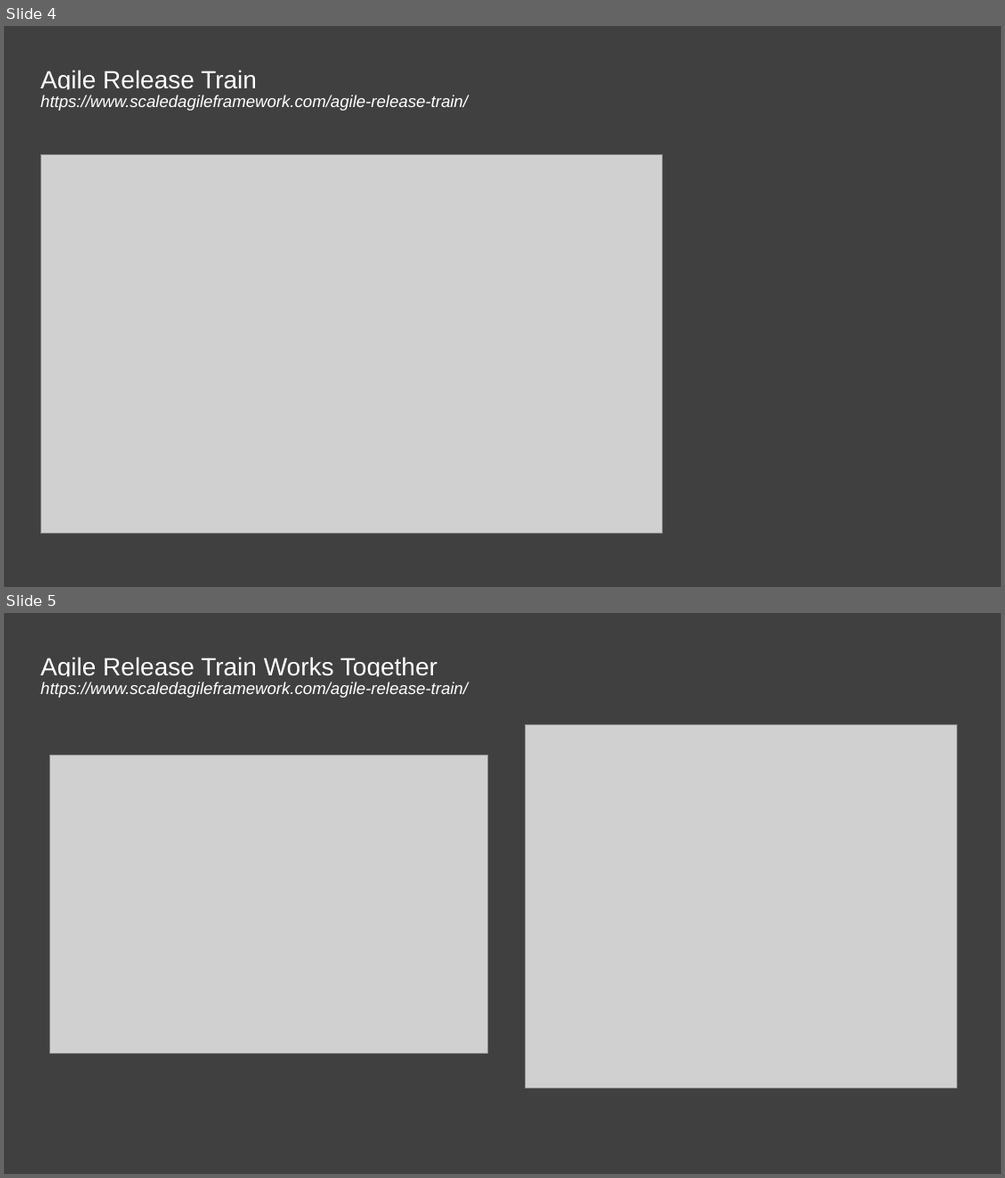
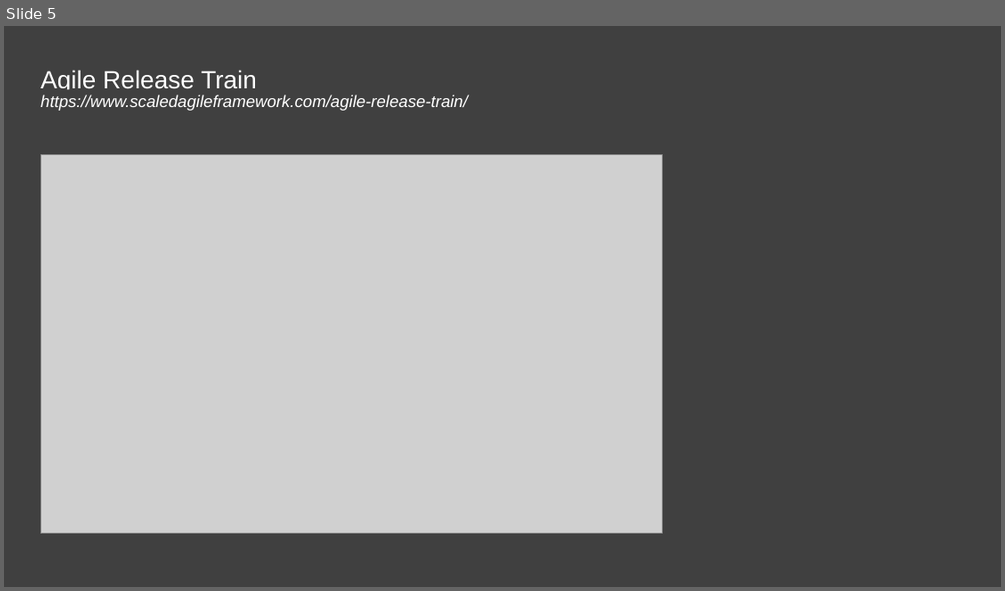
Before and after one commit to agile4mbsd/papers, a slide deck: 01 - Agile for Model-Based Standards Development/D - Presentations/PDES.Presentation.pptx. Shown one above the other, each under a label of ours: slides 4 and 5 before the commit, slide 5 after it. The pictures are 1005x1178 and 1005x591 pixels, drawn with LibreOffice and Linux fonts; fonts in the diff are those of the drawing; grey boxes stand for pictures; background and template pictures are left out. Boxes give left, top, right and bottom in pixels: in the first picture for what was removed or moved away, otherwise in the second. Text is boxed around its words. In the diff, an @@ line names an element or a change of style, - is before the commit and + after.

```diff
--- a/01 - Agile for Model-Based Standards Development/D - Presentations/PDES.Presentation.pptx
+++ b/01 - Agile for Model-Based Standards Development/D - Presentations/PDES.Presentation.pptx
@@ slide 5 removed at box(4, 613, 1001, 1174), background #404040 @@
@@ title removed at box(40, 657, 437, 677) @@
-Agile Release Train Works Together
@@ text removed at box(40, 682, 468, 698) @@
-https://www.scaledagileframework.com/agile-release-train/
@@ picture removed at box(526, 724, 956, 1087) @@
@@ picture removed at box(49, 755, 488, 1054) @@
@@ what was slide 4 is now slide 5 @@
```
Also in this commit, not shown: 1 slide changed.
